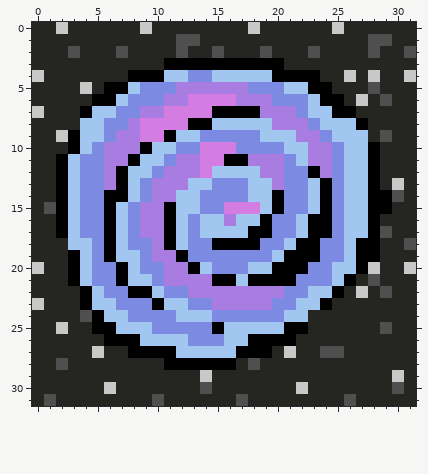
Two versions of one pixel-art sprite, mr-smith-game/img/tiles/vortex-space.png. Above, as it was before the edit.
The file is 32x32 pixels.
New version:
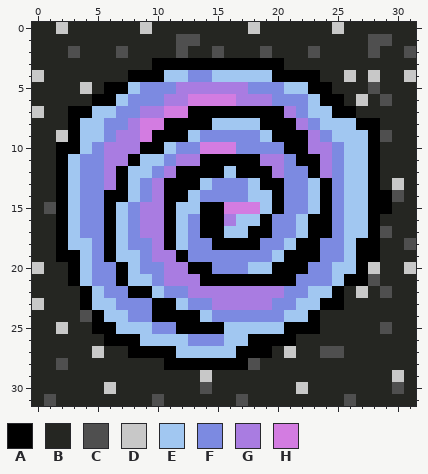
Palette (. is transparent): A #000000  B #252622  C #4f4f4f  D #c8c8c8  E #a1c7f1  F #7c8ae1  G #a97ce1  H #d37ce1
Change:
@@ x 8..12 @@
  2 BBBBC
- 3 BBBAA
+ 3 BBAAA
  4 AAAEE
@@ x 0..31 @@
  6 BBBBBAAEFFFGGHHHHGGGFFFEAABDBCBB
- 7 DBBBAEEFFGGHHHHAAAAGGGFEEAABBBBB
- 8 BBBBEEFFGHHHHAAEEEEEGGGFEEEABBBB
- 9 BBDAEEFGGHHAEEFFFFFEEEGGFEEEBCBB
-10 BBBAEFGGGAEEFFHHHFFFFEEGGFEEABBB
-11 BBAEFFGGAEEFGGHHAAGGGFEGGFEEABBB
-12 BBAEFFGAEEFGGGHEEEEGGFFAGFEEABBB
-13 BBAEFFGAEFGGGEEFFFEEGFFEAFEEABDB
-14 BBAEFFAAEFGGEEFFFFEEAFFEAFEEAACB
-15 BCAEFFAEFGGAEEFFHHHEAFFEAFEEAABB
-16 BBAEFFAEFGGAEFEEGEEAFFEAAFEEABBB
-17 BBAEFFAEFGGAEFEEEEAAFFEAAFEEACBB
-18 BBBEEFAEFFGAEFFAAAAFFEAAFFEAABBC
-19 BBBAEFAEEFGGAFFFFFFFEAAAFFEAABBB
-20 DBBAEFFAEFFGGAEFFFEEAAAFFEEADBBD
-21 BBBAEFFAEEFGGGGAAEAAAAFFFEABCBBB
+ 7 DBBAAEEFFGGHHAAAAAAAAGFEEAABBBBB
+ 8 BBBAEEFFGHHAAAAEEEEAAAGFEEEAABBB
+ 9 BBDAEEFGGHAAAEFFFFFEAAAGFEEEACBB
+10 BBAAEFGGGAAEFFHHHFFFFAAGGFEEABBB
+11 BBAEFFGGAEEFGGAAAAAGGFAAGFEEABBB
+12 BBAEFFGAEEFGAAAAEAAAGFFAGFEEABBB
+13 BBAEFFGAEFGAAAEFFFEAAFFEAFEEABDB
+14 BBAEFFAAEFGAAEFFFFEEAFFEAFEEAACB
+15 BCAEFFAEFGGAEEAAHHHEAFFEAFEEAABB
+16 BBAEFFAEFGGAEFAAGEEAFFEAAFEEABBB
+17 BBAEFFAEFGGAEFAAEEAAFFEAAFEEACBB
+18 BBAEEFAEFFGAEFFAAAAFFEAAFFEAABBC
+19 BBAAEFAEEFGGAFFFFFFFEAAAFFEAABBB
+20 DBBAEFFAEFFGGAAFFFEEAAAFFEEADBBD
+21 BBBAEFFAEEFGGGAAAAAAAAFFFEAACBBB
 22 BBBBAEFFAAEFFGGGGGGGGFFEEABDBCBB
-23 DBBBAEEFFFAEEFFGGGGGFFEEABBBBBBB
-24 BBBBCAEEFFFFEEEFFFFFFEEBBBBBBBBB
-25 BBDBBAAEEEFFFFFAEEEEEAABBBBBBCBB
+23 DBBBAEEFFFAAEFFGGGGGFFEEAABBBBBB
+24 BBBBCAEEFFAAAAEFFFFFFEEABBBBBBBB
+25 BBDBBAAEEEFFAAAAEEEEEAAABBBBBCBB
 26 BBBBBBAAAEEEEFFFEEAAAABBBBBBBBBB
 27 BBBBBDBBAAAAEEEEEAAABDBBCCBBBBBB
-28 BBCBBBBBBBBAAAAAABCBBBBBBBBBBBBB
+28 BBCBBBBBBBBAAAAAAACBBBBBBBBBBBBB
 29 BBBBBBBBBBBBBBDBBBBBBBBBBBBBBBDB
